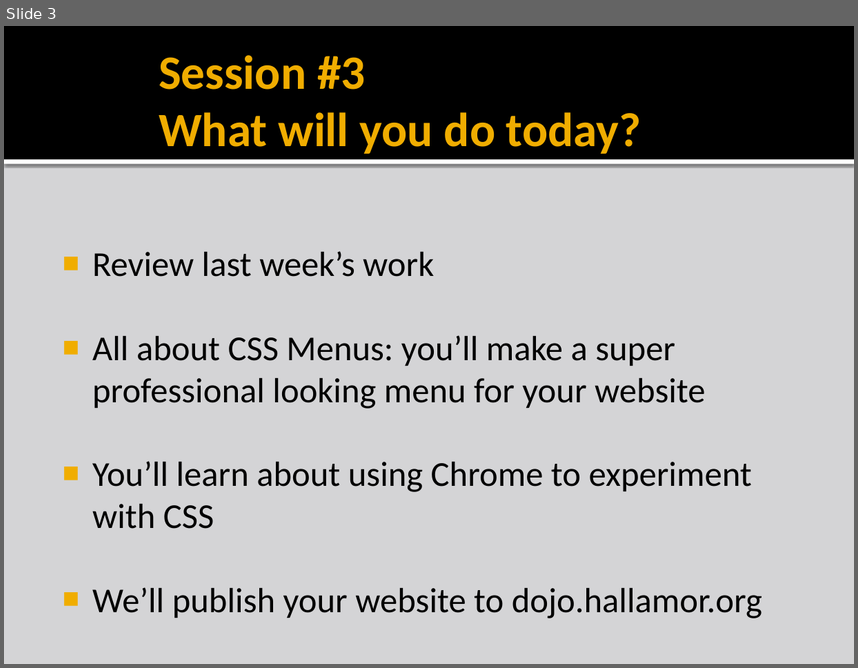
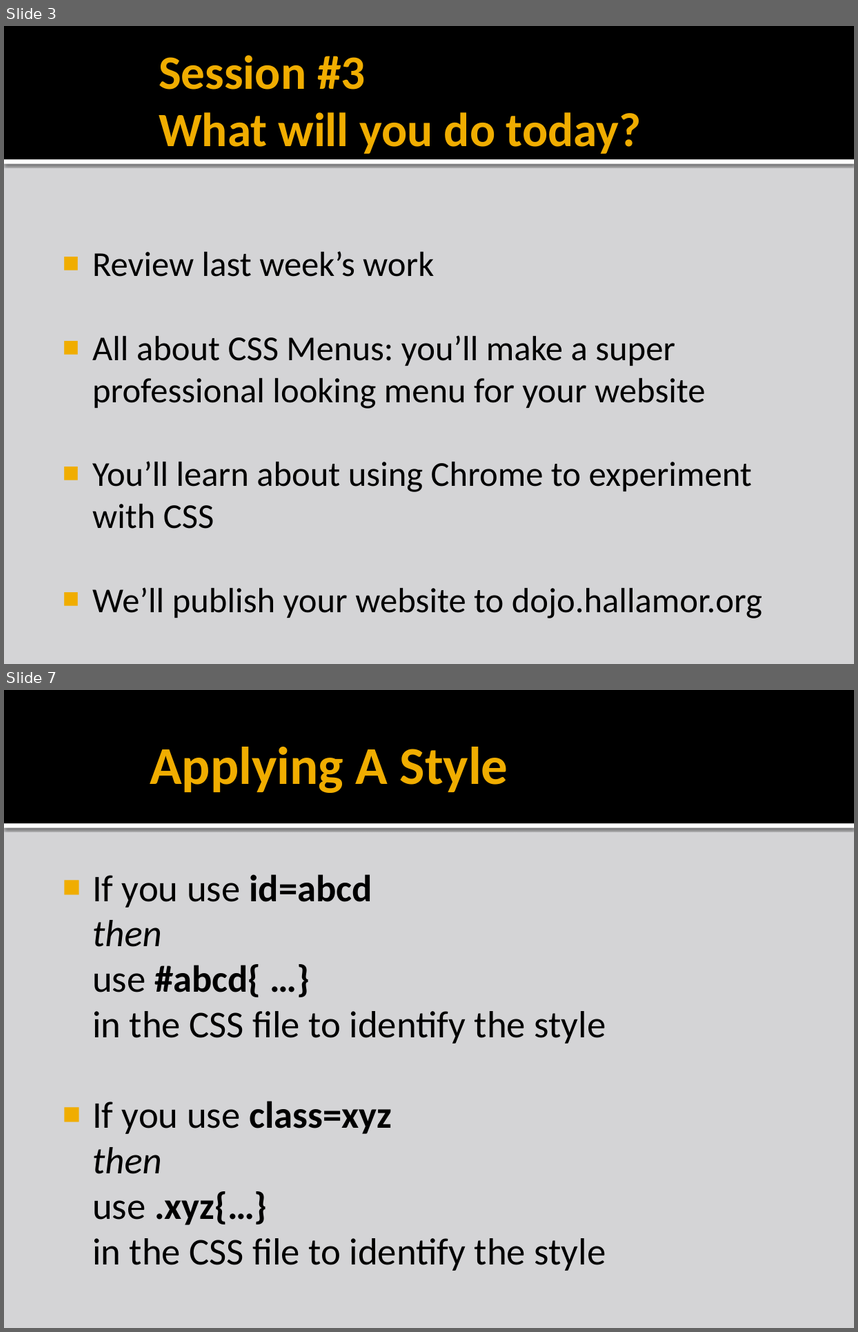
Before and after one commit to liamf/coderdojo-bray, a slide deck: html/presentations/CoderDojoBrayHTML_session3.pptx. Shown one above the other, each under a label of ours: slide 3 before the commit, slides 3 and 7 after it; the slides between them are not shown. The pictures are 858x668 and 858x1332 pixels, drawn with LibreOffice and Linux fonts; fonts in the diff are those of the drawing; background and template pictures are left out. Boxes give left, top, right and bottom in pixels: in the first picture for what was removed or moved away, otherwise in the second. Text is boxed around its words. In the diff, an @@ line names an element or a change of style, - is before the commit and + after.

```diff
--- a/html/presentations/CoderDojoBrayHTML_session3.pptx
+++ b/html/presentations/CoderDojoBrayHTML_session3.pptx
@@ slide 7 added at (4,690,854,1328), background #D4D4D6; not listed: 2 template elements that a slide beside it also shows @@
@@ title added at (150,747,508,793), 45 pt, text #F0AD00, bold @@
+Applying A Style
@@ text added at (92,874,606,1270), 32 pt, text #000000 @@
+■ If you use id=abcd
+  then
+  use #abcd{ …}
+  in the CSS file to identify the style
+■ If you use class=xyz
+  then
+  use .xyz{…}
+  in the CSS file to identify the style
```
Also in this commit, not shown: 2 slides changed, 15 other slides added, 5 other files.
